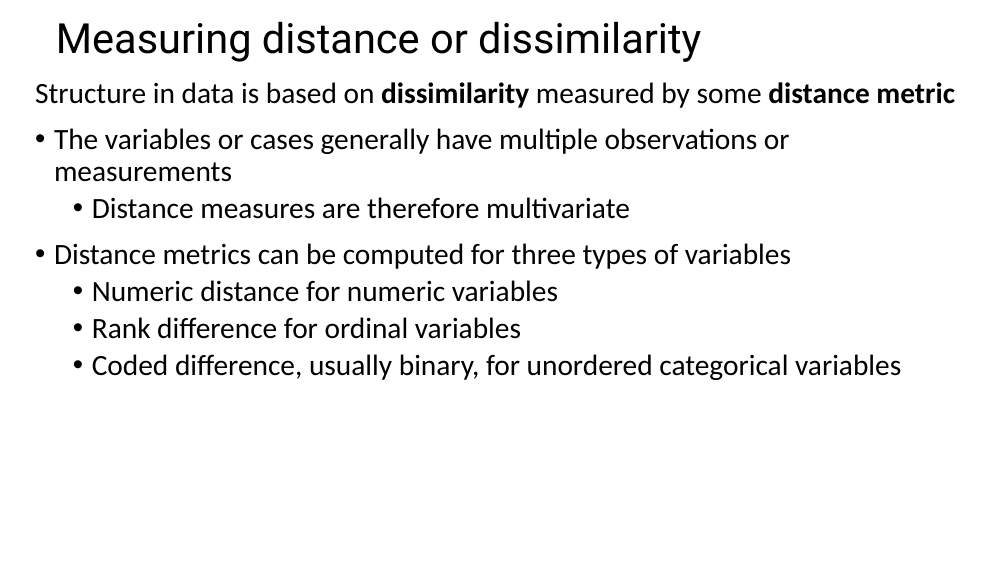
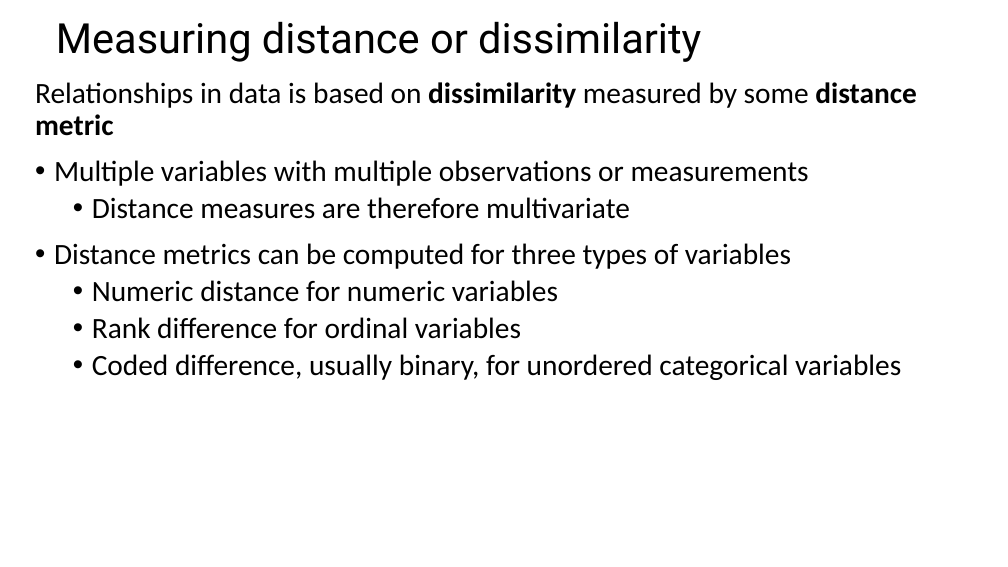
Before and after one commit to StephenElston/CSCI-E-108, a slide deck: slide 13 of slides/9_IntroductionToClustering_Part1.pptx. Drawn at 1008x567 pixels with LibreOffice and Linux fonts; fonts in the diff are those of the drawing. Boxes give left, top, right and bottom in pixels: in the first picture for what was removed or moved away, otherwise in the second. Text is boxed around its words. In the diff, an @@ line names an element or a change of style, - is before the commit and + after.

```diff
--- a/slides/9_IntroductionToClustering_Part1.pptx
+++ b/slides/9_IntroductionToClustering_Part1.pptx
@@ text at [35, 82, 917, 186]: text changed @@
-Structure in data is based on dissimilarity measured by some distance metric
-• The variables or cases generally have multiple observations or measurements
+Relationships in data is based on dissimilarity measured by some distance metric
+• Multiple variables with multiple observations or measurements
```
Also in this commit, not shown: 4 other slides changed.
